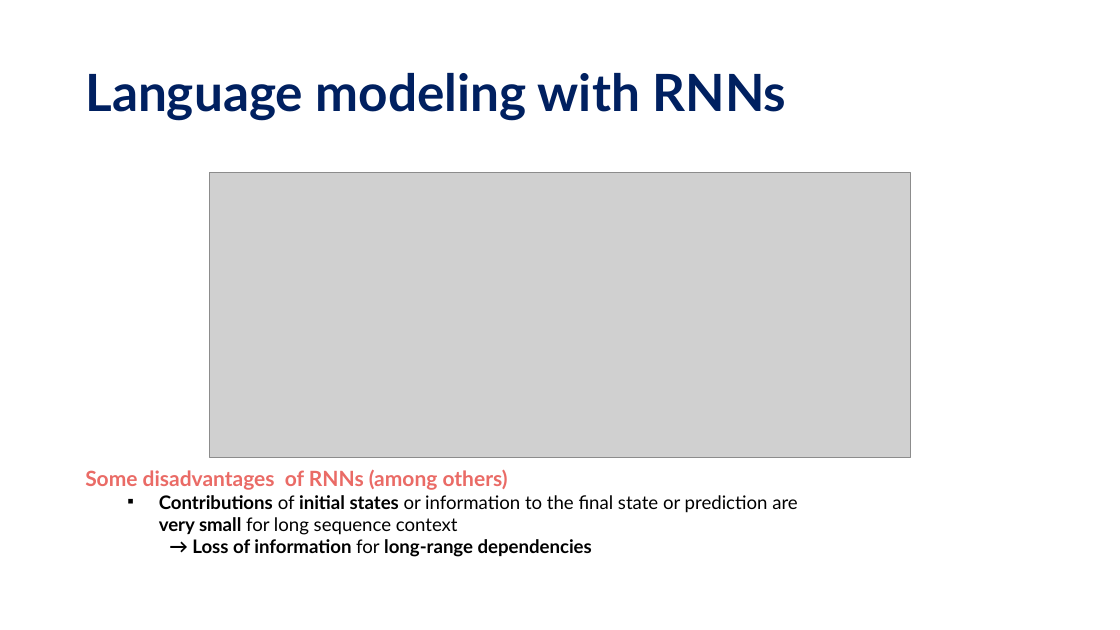
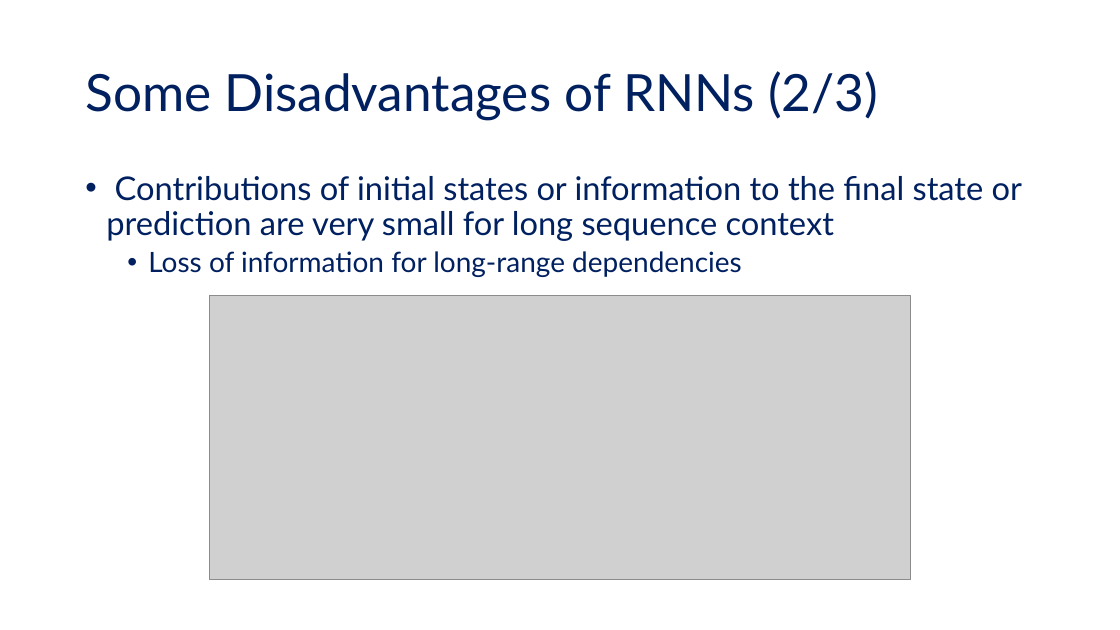
Before and after one commit to tanquangduong/transformer-pt, a slide deck: slide 8 of presentation/Transformer_Udemy/Udemy_P2_Introduction to Transformer.pptx (slide 6 before the commit). Drawn at 1120x630 pixels with LibreOffice and Linux fonts; fonts in the diff are those of the drawing; grey boxes stand for pictures. Boxes give left, top, right and bottom in pixels: in the first picture for what was removed or moved away, otherwise in the second. Text is boxed around its words. In the diff, an @@ line names an element or a change of style, - is before the commit and + after.

```diff
--- a/presentation/Transformer_Udemy/Udemy_P2_Introduction to Transformer.pptx
+++ b/presentation/Transformer_Udemy/Udemy_P2_Introduction to Transformer.pptx
@@ title at <box>85,71,878,120</box>: text changed; bold off @@
-Language modeling with RNNs
+Some Disadvantages of RNNs (2/3)
@@ text "Contributions of initial states or ...": place and size @@
-text "Contributions of initial states or ..." at <box>85,470,798,557</box>
+text "Contributions of initial states or ..." at <box>106,176,1022,277</box>
@@ text at <box>106,176,1022,241</box>: size 16 to 28 pt, text colour #000000 to #002060 in "Contributions of initial states or information to ..."; bold off in "Contributions initial states very small"; bullet ▪ to •; list level 2 to 1 in "Contributions of initial states or ..."; line spacing 1 to 0.9 @@
@@ text at <box>148,251,742,277</box>: text changed; size 16 to 24 pt; text colour #000000 to #002060; bold off @@
-    → Loss of information for long-range dependencies
+  • Loss of information for long-range dependencies
@@ picture: place and size @@
-picture at <box>209,173,911,458</box>
+picture at <box>209,296,911,581</box>
@@ text at <box>85,470,508,490</box>: paragraph removed @@
-Some disadvantages of RNNs (among others)
```
Also in this commit, not shown: 75 other slides changed, 25 slides added, 8 slides removed, 20 other files.
